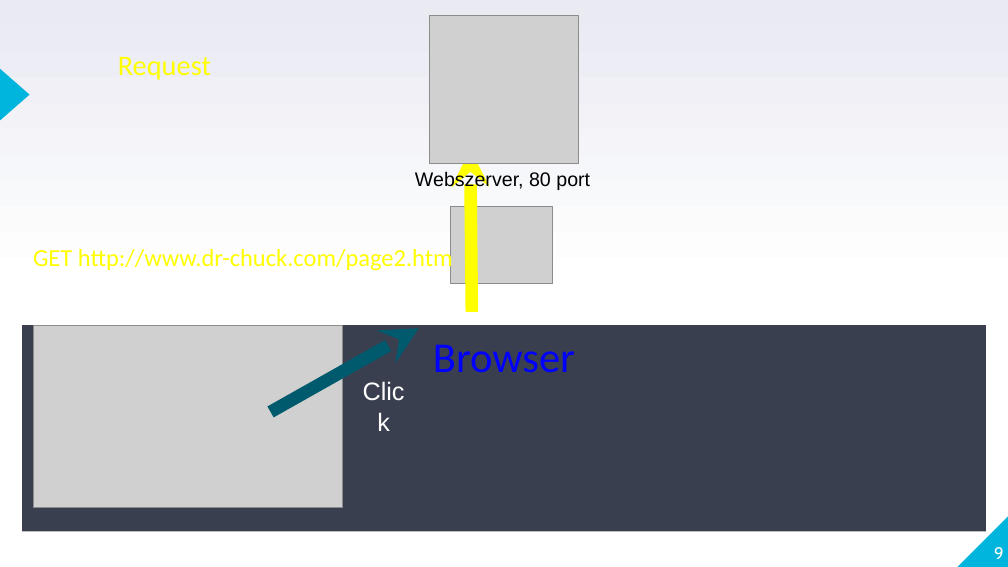
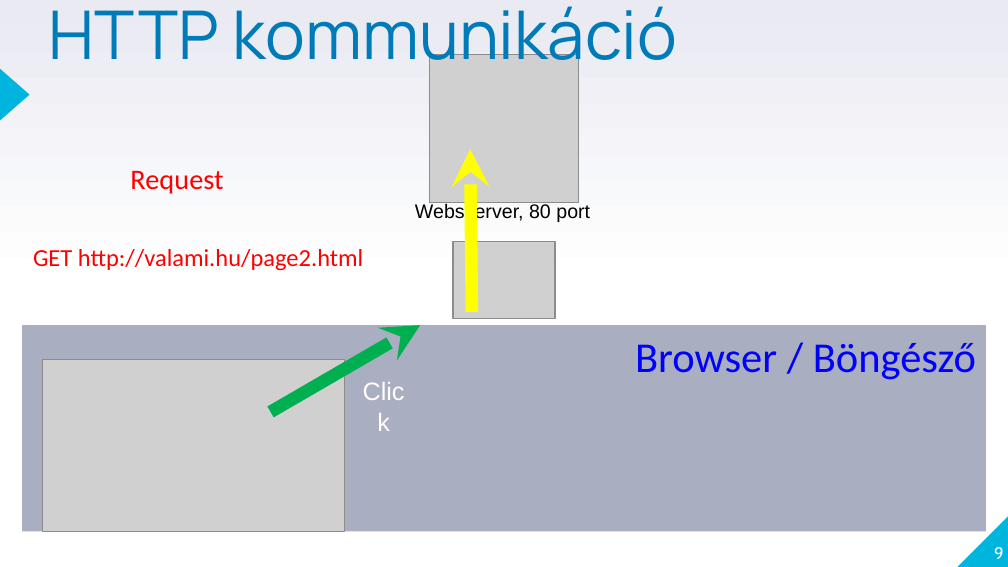
Before and after one commit to laszlofeher/phpalapok, a slide deck: slide 9 of 1Alkalom(6oras)/Php1_bevezeto.pptx. Drawn at 1008x567 pixels with LibreOffice and Linux fonts; fonts in the diff are those of the drawing; grey boxes stand for pictures. Boxes give left, top, right and bottom in pixels: in the first picture for what was removed or moved away, otherwise in the second. Text is boxed around its words. In the diff, an @@ line names an element or a change of style, - is before the commit and + after.

```diff
--- a/1Alkalom(6oras)/Php1_bevezeto.pptx
+++ b/1Alkalom(6oras)/Php1_bevezeto.pptx
@@ title added at (x1=49, y1=6, x2=677, y2=77), 48 pt, text #007BB9 @@
+HTTP kommunikáció
@@ picture moved from (x1=429, y1=16, x2=578, y2=164) to (x1=429, y1=54, x2=578, y2=203) @@
@@ text "Request" moved from (x1=118, y1=57, x2=211, y2=80) to (x1=130, y1=171, x2=223, y2=194) @@
@@ text "Request" at (x1=130, y1=171, x2=223, y2=194): text colour #FFFF00 to #FF0000 @@
@@ text "Webszerver, 80 port" moved from (x1=415, y1=170, x2=590, y2=190) to (x1=415, y1=202, x2=590, y2=222) @@
@@ text at (x1=33, y1=249, x2=363, y2=271): text changed; text colour #FFFF00 to #FF0000 @@
-GET http://www.dr-chuck.com/page2.htm
+GET http://valami.hu/page2.html
@@ picture moved from (x1=451, y1=207, x2=552, y2=284) to (x1=453, y1=242, x2=554, y2=320) @@
@@ rectangle "Browser / Böngésző" at (x1=22, y1=326, x2=986, y2=532): fill #3A3F50 to #A9AEC0 @@
@@ arrow moved from (419, 329) - (270, 412) to (420, 326) - (270, 412) @@
@@ arrow (420, 326) - (270, 412): stroke #005A6E 9 pt to #00B050 9 pt @@
@@ picture resized from (x1=34, y1=326, x2=343, y2=508) to (x1=42, y1=359, x2=345, y2=531) @@
@@ text in rectangle at (x1=635, y1=343, x2=976, y2=380): text changed @@
-Browser
+Browser / Böngésző
```
Also in this commit, not shown: 6 other slides changed, 1 other file.
